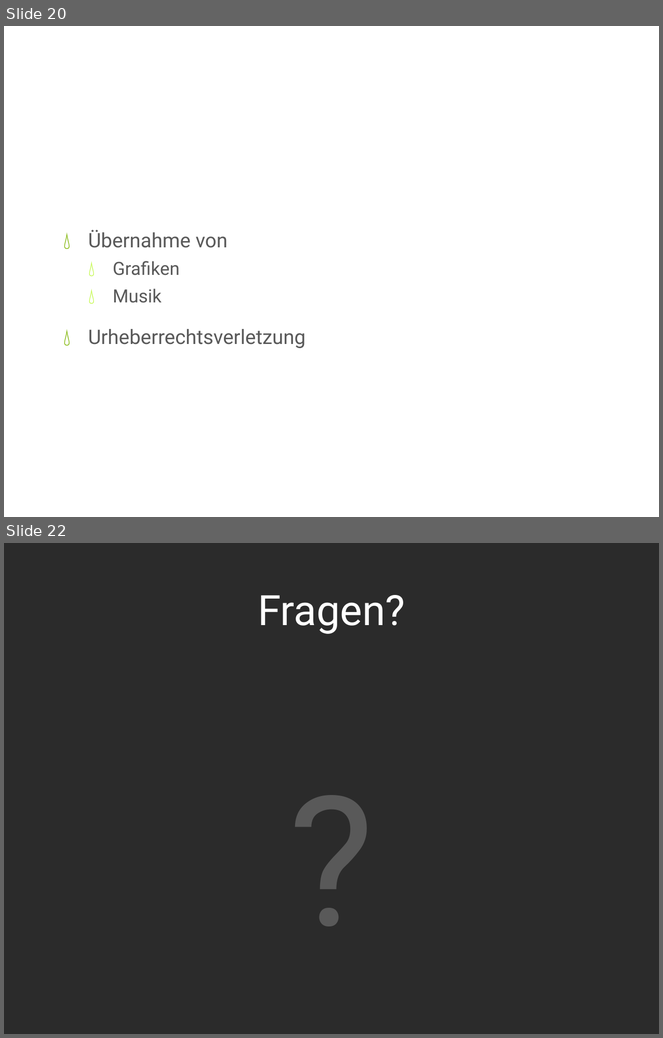
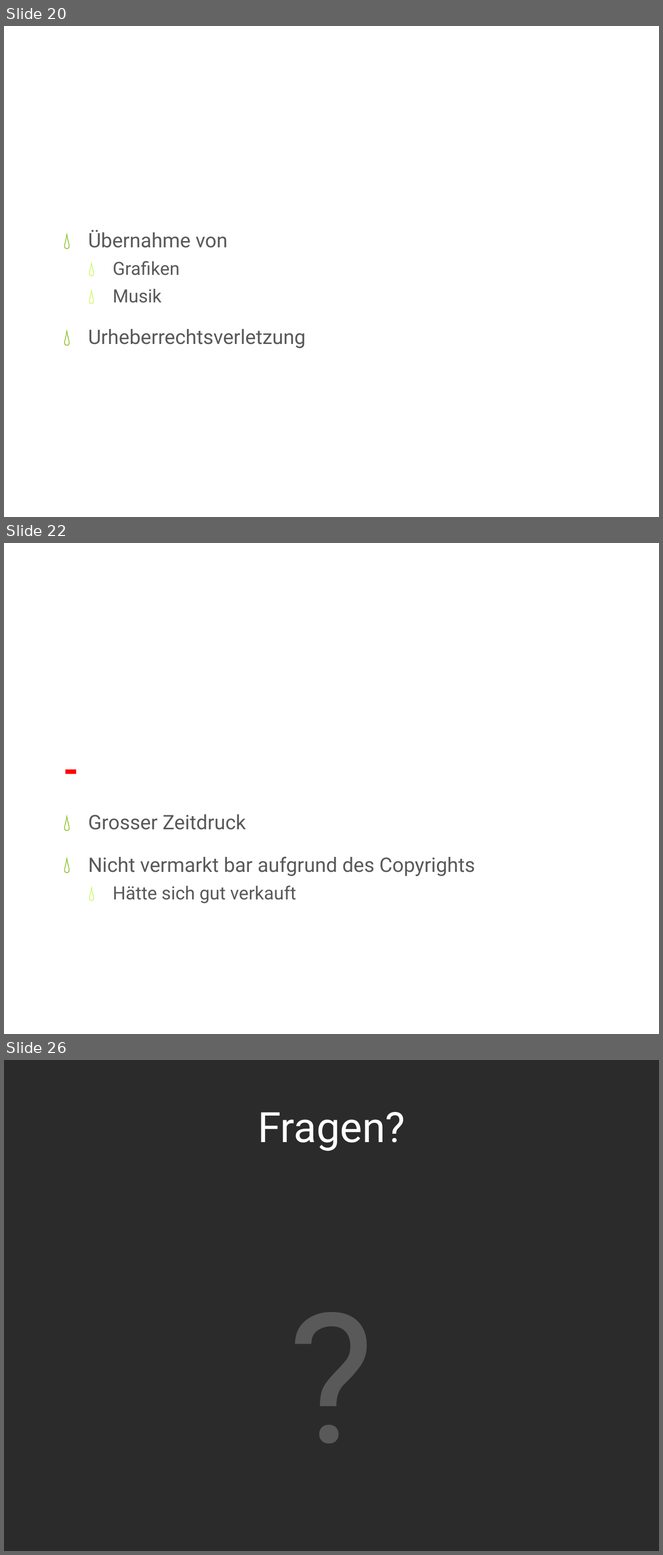
Before and after one commit to iluuu1994/Super-Mario-Bros, a slide deck: Resources/docs/CGR Präsentation.pptx. Shown one above the other, each under a label of ours: slides 20 and 22 before the commit, slides 20, 22 and 26 after it; the slides between them are not shown. The pictures are 663x1038 and 663x1555 pixels, drawn with LibreOffice and Linux fonts; fonts in the diff are those of the drawing; background and template pictures are left out; a plain dark background stands for a picture behind light text. Boxes give left, top, right and bottom in pixels: in the first picture for what was removed or moved away, otherwise in the second. Text is boxed around its words. In the diff, an @@ line names an element or a change of style, - is before the commit and + after.

Commit message:
Added fazit

```diff
--- a/Resources/docs/CGR Präsentation.pptx
+++ b/Resources/docs/CGR Präsentation.pptx
@@ slide 22 added at <box>4,543,659,1034</box>, background picture (left out) @@
@@ title added at <box>37,568,626,650</box>, 46 pt, text #FFFFFF @@
+Fazit - Ilija
@@ text added at <box>88,814,475,904</box>, 22 pt, text #595959 @@
+-
+💧 Grosser Zeitdruck
+💧 Nicht vermarkt bar aufgrund des Copyrights
+  💧 Hätte sich gut verkauft
@@ what was slide 22 is now slide 26 @@
```
Also in this commit, not shown: 1 slide changed, 4 other slides added, 1 slide removed.
